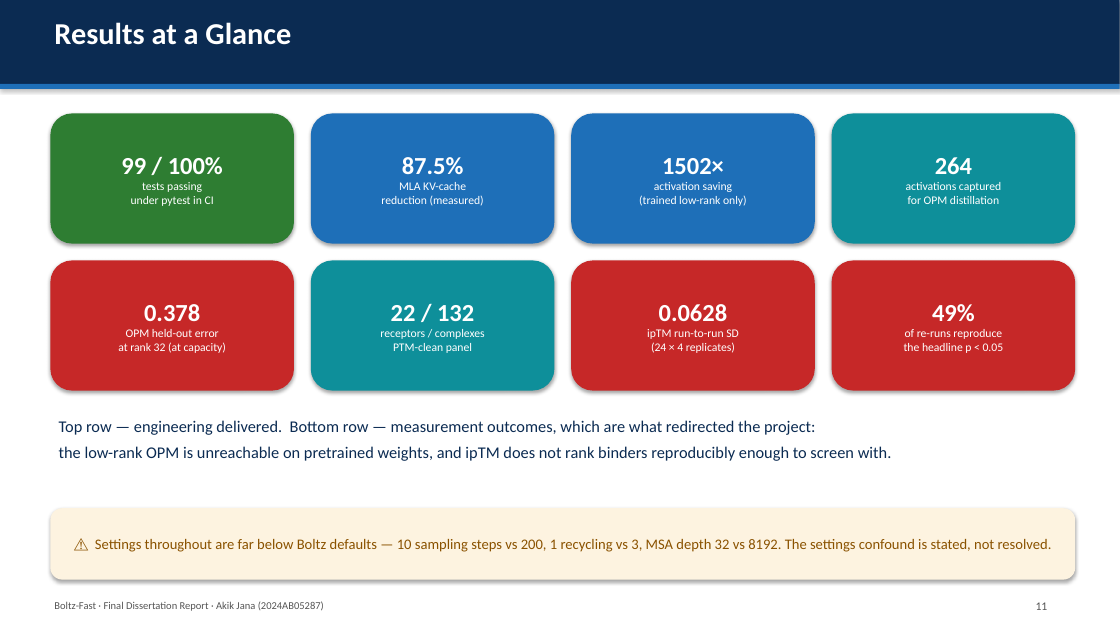
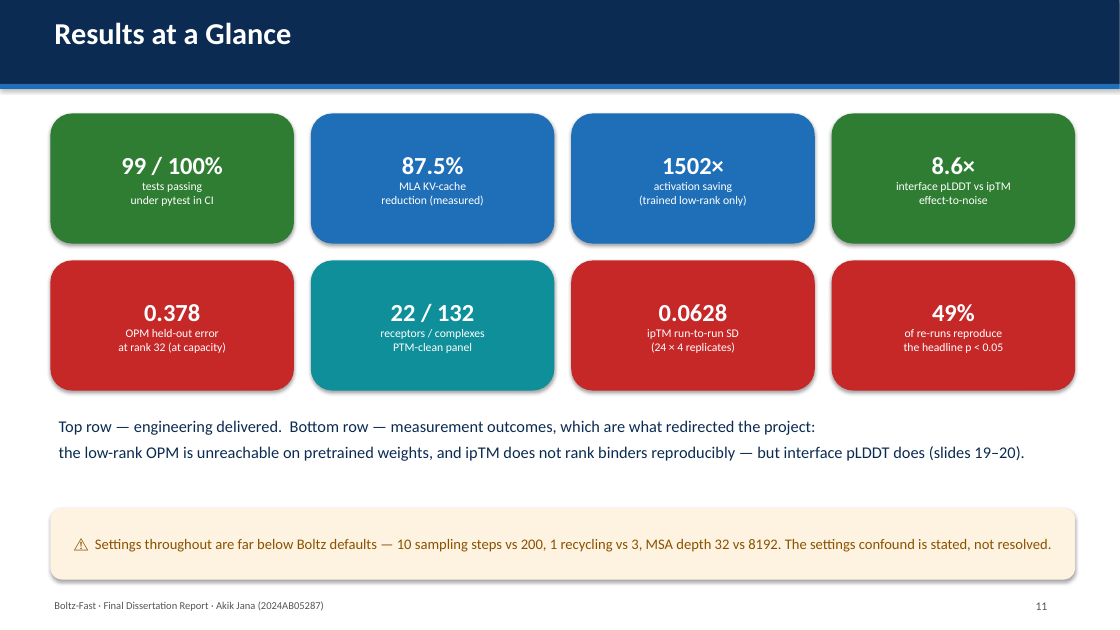
Before and after one commit to AkikJana/biomolecular-design-coreai, a slide deck: slide 12 of final_dissertation_presentation.pptx. Drawn at 1120x630 pixels with LibreOffice and Linux fonts; fonts in the diff are those of the drawing. Boxes give left, top, right and bottom in pixels: in the first picture for what was removed or moved away, otherwise in the second. Text is boxed around its words. In the diff, an @@ line names an element or a change of style, - is before the commit and + after.

```diff
--- a/final_dissertation_presentation.pptx
+++ b/final_dissertation_presentation.pptx
@@ rounded rectangle "8.6×" at [832, 113, 1075, 244]: fill #0E8F9A to #2E7D32 @@
@@ text in rounded rectangle at [896, 157, 1010, 204]: text changed @@
-264
-activations captured
-for OPM distillation
+8.6×
+interface pLDDT vs ipTM
+effect-to-noise
@@ text at [59, 446, 1024, 461]: text changed @@
-the low-rank OPM is unreachable on pretrained weights, and ipTM does not rank binders reproducibly enough to screen with.
+the low-rank OPM is unreachable on pretrained weights, and ipTM does not rank binders reproducibly — but interface pLDDT does (slides 19–20).
```
Also in this commit, not shown: 2 other slides changed, 2 slides added, 5 other files.
